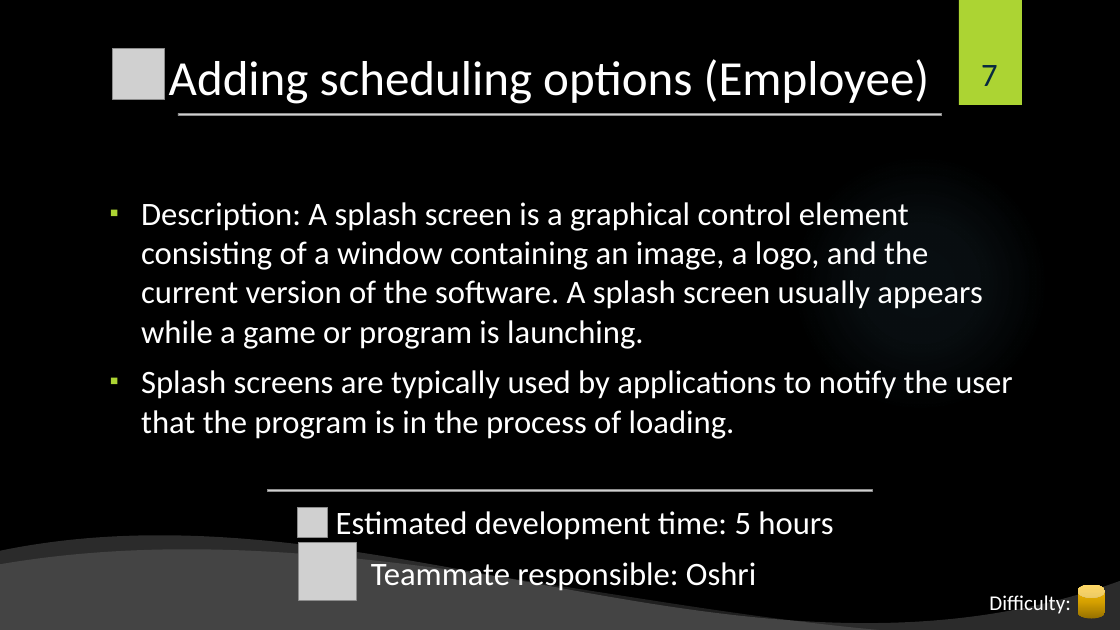
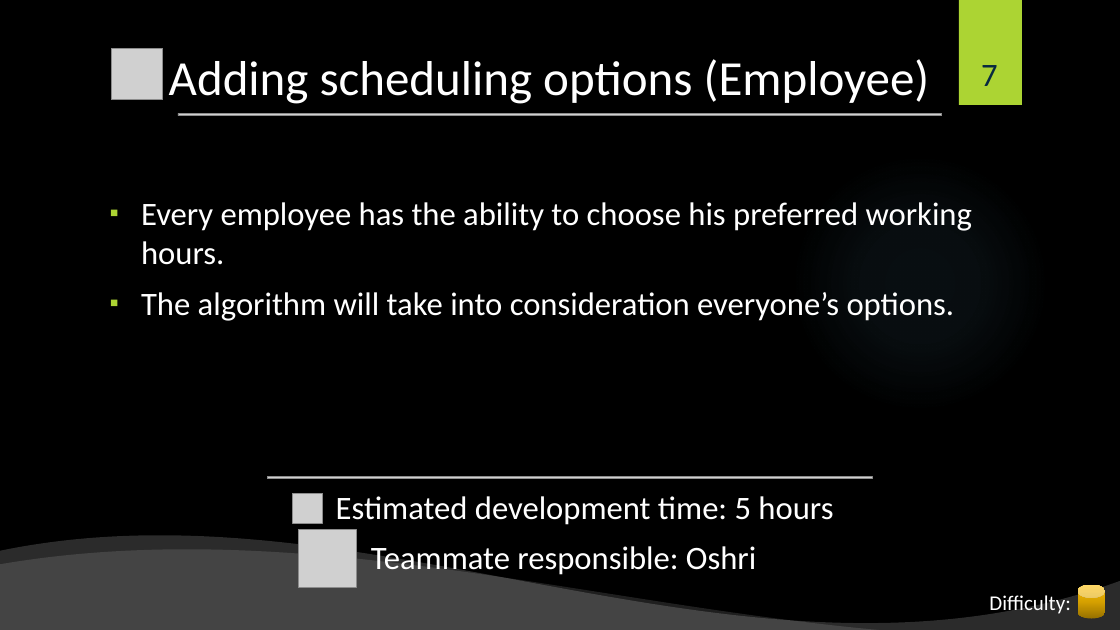
Before and after one commit to shiftlyapp/Shiftly, a slide deck: slide 7 of Backlog.pptx. Drawn at 1120x630 pixels with LibreOffice and Linux fonts; fonts in the diff are those of the drawing; grey boxes stand for pictures; background and template pictures are left out. Boxes give left, top, right and bottom in pixels: in the first picture for what was removed or moved away, otherwise in the second. Text is boxed around its words. In the diff, an @@ line names an element or a change of style, - is before the commit and + after.

```diff
--- a/Backlog.pptx
+++ b/Backlog.pptx
@@ text at (x1=141, y1=202, x2=972, y2=321): text changed @@
-▪ Description: A splash screen is a graphical control element consisting of a window containing an image, a logo, and the current version of the software. A splash screen usually appears while a game or program is launching.
-▪ Splash screens are typically used by applications to notify the user that the program is in the process of loading.
+▪ Every employee has the ability to choose his preferred working hours.
+▪ The algorithm will take into consideration everyone’s options.
@@ picture moved from (x1=267, y1=490, x2=872, y2=492) to (x1=267, y1=477, x2=872, y2=479) @@
@@ picture moved from (x1=297, y1=507, x2=328, y2=538) to (x1=293, y1=493, x2=323, y2=523) @@
@@ picture moved from (x1=298, y1=543, x2=356, y2=601) to (x1=298, y1=530, x2=356, y2=588) @@
```
Also in this commit, not shown: 11 other slides changed, 1 slide added.
